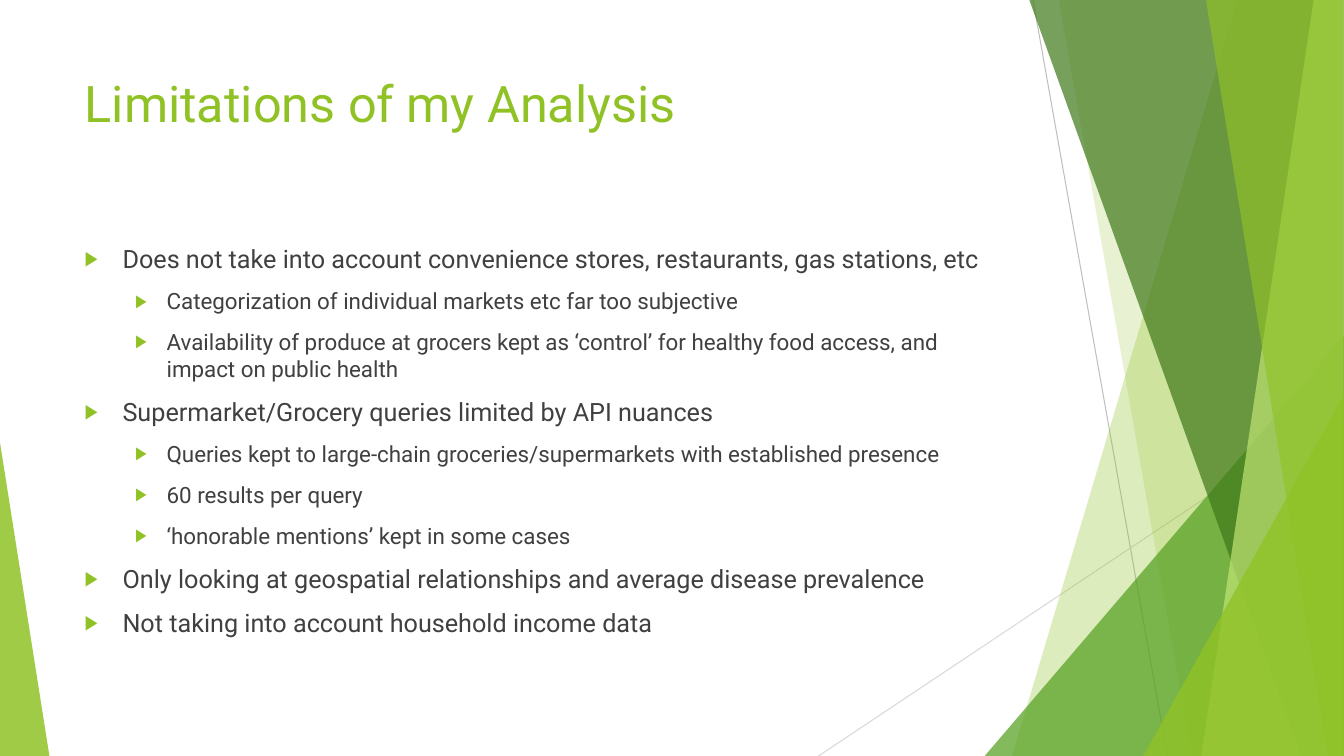
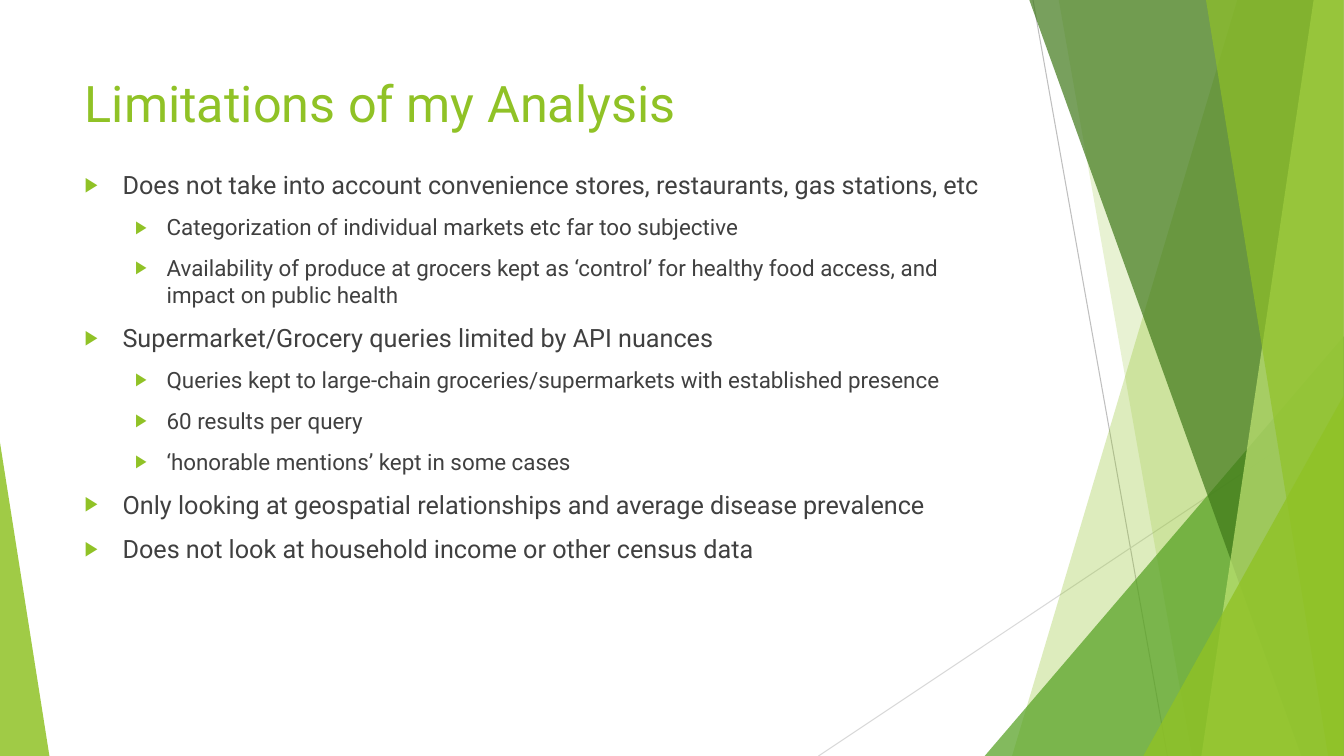
Before and after one commit to latestnight/capstone, a slide deck: slide 6 of food_desert_pp.pptx (slide 7 before the commit). Drawn at 1344x756 pixels with LibreOffice and Linux fonts; fonts in the diff are those of the drawing. Boxes give left, top, right and bottom in pixels: in the first picture for what was removed or moved away, otherwise in the second. Text is boxed around its words. In the diff, an @@ line names an element or a change of style, - is before the commit and + after.

```diff
--- a/food_desert_pp.pptx
+++ b/food_desert_pp.pptx
@@ text "Does not take into account ..." moved from (x1=123, y1=249, x2=978, y2=638) to (x1=123, y1=175, x2=978, y2=559) @@
@@ text at (x1=123, y1=539, x2=753, y2=559): text changed @@
-▶ Not taking into account household income data
+▶ Does not look at household income or other census data
```
Also in this commit, not shown: 6 other slides changed, 6 slides added, 7 slides removed, 13 other files.
